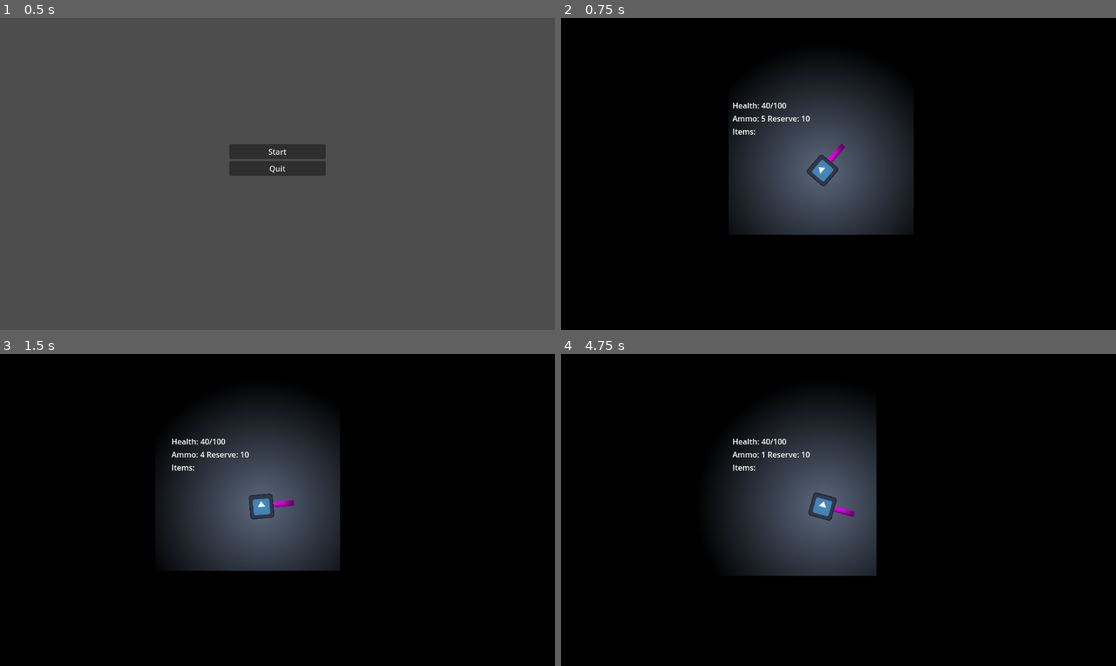
Above: before the commit, frames 1-4 (two rows, left to right).
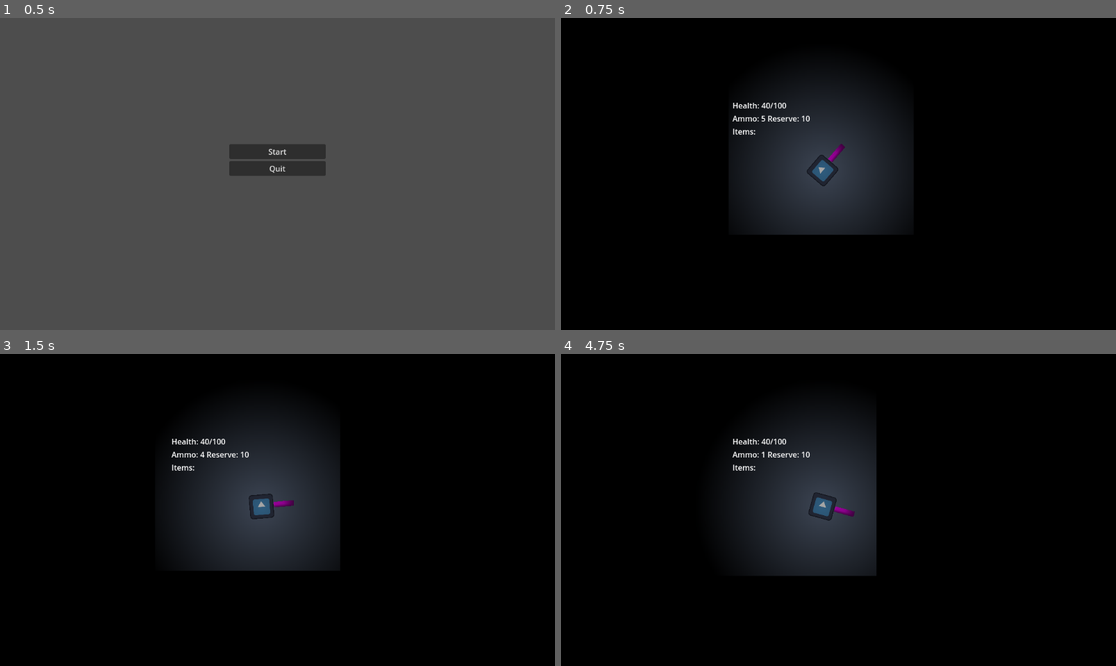
Above: after the commit, the same moments.

Repository: beabadoobee300/gmtk-2025
Game: Godot game, scene res://scenes/main.tscn
Two runs of this game, one before a commit and one after it. Both use one fixed random seed, a clock stepped at 60 frames per second and the inputs below. The engine's default icon, where the game draws it, is replaced by a stand-in: a white triangle on a blue panel in a dark square.
Inputs (mouse positions are in pixels of both pictures, inside the frame that each line leads up to):
- Up to frame 1 (0.5 s): no input
- Up to frame 2 (0.75 s): click "Start" at 0.5 s
- Up to frame 3 (1.5 s): tap Enter at 1.25 s; move the mouse to (399, 494) at 1.27 s; press the mouse at (399, 494) at 1.28 s; hold D (right) from 1.28 s (still down)
- Up to frame 4 (4.75 s): move the mouse to (727, 525) at 2.02 s; release D (right) at 2.03 s; release the mouse at (727, 525) at 2.03 s; hold Down (down) 2.03-2.78 s; tap E (interact) at 2.1 s; click (727, 525) at 2.3 s; move the mouse to (894, 441) at 2.77 s; press the mouse at (894, 441) at 2.78 s; hold D (right) 2.78-3.53 s; tap Space at 3.5 s; move the mouse to (810, 572) at 3.52 s; release the mouse at (810, 572) at 3.53 s; hold W (up) 3.53-4.28 s; click (810, 572) at 3.6 s; move the mouse to (1005, 556) at 4.27 s; hold A (left) from 4.28 s (still down); hold E (interact) from 4.28 s (still down); click (1005, 556) at 4.55 s

Frame 1 is identical in both runs. In frame 2, 5.4% of the frame differs, in the area x 37-58%, y 31-67%; in frame 3, 5.4%; in frame 4, 5.4%.

Commit message:
added gun flash

Diff:
--- /dev/null
+++ b/scenes/game.gdshader
@@ -0,0 +1,10 @@
+shader_type canvas_item;
+
+uniform float noise_intensity : hint_range(0, 1) = 0.3;
+uniform float noise_speed : hint_range(0, 10) = 1.0;
+
+void fragment() {
+    // Generate time-varying noise
+    float noise = fract(sin(dot(UV, vec2(12.9898, 78.233))) * 43758.5453 + TIME * noise_speed);
+    COLOR = texture(TEXTURE, UV) + (noise - 0.5) * noise_intensity;
+}
--- /dev/null
+++ b/scenes/player.gdshader
@@ -0,0 +1,10 @@
+shader_type canvas_item;
+
+uniform float noise_intensity : hint_range(0, 1) = 0.3;
+uniform float noise_speed : hint_range(0, 10) = 1.0;
+
+void fragment() {
+    // Generate time-varying noise
+    float noise = fract(sin(dot(UV, vec2(12.9898, 78.233))) * 43758.5453 + TIME * noise_speed);
+    COLOR = texture(TEXTURE, UV) + (noise - 0.5) * noise_intensity;
+}
--- a/scenes/player.tscn
+++ b/scenes/player.tscn
@@ -1,17 +1,32 @@
-[gd_scene load_steps=10 format=3 uid="uid://dnjqxwrkqym37"]
+[gd_scene load_steps=14 format=3 uid="uid://dnjqxwrkqym37"]
 
 [ext_resource type="Texture2D" uid="uid://b7jpg6lh65cui" path="res://icon.svg" id="2_qhqgy"]
 [ext_resource type="Script" uid="uid://bmmpn7y8eda0b" path="res://scripts/player.gd" id="3_dqkch"]
 [ext_resource type="Script" uid="uid://c8i21ap2ydtfn" path="res://scripts/gun.gd" id="3_qhqgy"]
 [ext_resource type="PackedScene" uid="uid://dflojfero2vs0" path="res://scenes/enemy.tscn" id="4_dqkch"]
+[ext_resource type="Shader" uid="uid://br62ekum3exau" path="res://scenes/player.gdshader" id="5_qlg0r"]
 
 [sub_resource type="RectangleShape2D" id="RectangleShape2D_dqkch"]
 size = Vector2(31, 31)
 
 [sub_resource type="PlaceholderTexture2D" id="PlaceholderTexture2D_g2els"]
 
+[sub_resource type="Gradient" id="Gradient_qlg0r"]
+offsets = PackedFloat32Array(0, 0.785714)
+colors = PackedColorArray(1, 1, 1, 1, 0, 0, 0, 1)
+
+[sub_resource type="GradientTexture2D" id="GradientTexture2D_tuyoq"]
+gradient = SubResource("Gradient_qlg0r")
+fill = 1
+fill_from = Vector2(0.5, 0.504587)
+
 [sub_resource type="RectangleShape2D" id="RectangleShape2D_qlg0r"]
 size = Vector2(42.2524, 43.0376)
+
+[sub_resource type="ShaderMaterial" id="ShaderMaterial_tuyoq"]
+shader = ExtResource("5_qlg0r")
+shader_parameter/noise_intensity = 0.3
+shader_parameter/noise_speed = 1.0
 
 [sub_resource type="Gradient" id="Gradient_dqkch"]
 offsets = PackedFloat32Array(0, 0.6875)
@@ -44,6 +59,11 @@
 scale = Vector2(27.89, 7.57903)
 texture = SubResource("PlaceholderTexture2D_g2els")
 
+[node name="PointLight2D2" type="PointLight2D" parent="gun"]
+scale = Vector2(12.4844, 12.4844)
+shadow_enabled = true
+texture = SubResource("GradientTexture2D_tuyoq")
+
 [node name="Area2D" type="Area2D" parent="."]
 position = Vector2(7.62939e-06, 7.62939e-06)
 scale = Vector2(-1.06653, 1.04707)
@@ -58,8 +78,19 @@
 zoom = Vector2(1.5, 1.5)
 process_callback = 0
 
+[node name="ColorRect" type="ColorRect" parent="Camera2D"]
+material = SubResource("ShaderMaterial_tuyoq")
+anchors_preset = 15
+anchor_right = 1.0
+anchor_bottom = 1.0
+offset_left = -22.0
+offset_right = -22.0
+grow_horizontal = 2
+grow_vertical = 2
+
 [node name="PointLight2D" type="PointLight2D" parent="."]
 scale = Vector2(5.805, 5.805)
+color = Color(0.662452, 0.662452, 0.662452, 1)
 shadow_enabled = true
 texture = SubResource("GradientTexture2D_qlg0r")
 
--- a/scripts/gun.gd
+++ b/scripts/gun.gd
@@ -33,6 +33,7 @@
 var time_since_last_shot := 0.0
 
 func _ready():
+	$PointLight2D2.enabled = false
 	# Initialize ammo - 5 in magazine, 10 in reserve (15 total starting)
 	current_magazine = magazine_size
 	current_reserve = 10  # Starting reserve ammo
@@ -79,6 +80,7 @@
 	time_since_last_shot = 0.0
 
 
+
 	# Calculate bullet spread
 	var mouse_direction = (get_global_mouse_position() - global_position).normalized()
 	var base_angle = mouse_direction.angle()
@@ -119,6 +121,18 @@
 	# Auto-reload when magazine is empty
 	if current_magazine <= 0 and current_reserve > 0:
 		reload()
+	$PointLight2D2.enabled = true
+	$PointLight2D2.energy = 1.0  # Reset to full brightness
+
+	# Fade out light over 0.2 seconds
+	var fade_duration := 0.15
+	var fade_timer := 0.0
+	while fade_timer < fade_duration:
+		fade_timer += get_process_delta_time()
+		$PointLight2D2.energy = lerp(1.0, 0.0, fade_timer / fade_duration)
+		await get_tree().process_frame  # Smooth fading
+
+	$PointLight2D2.enabled = false
 
 func reload():
 	if is_reloading or current_magazine == magazine_size or current_reserve <= 0:
--- a/scripts/player.gd
+++ b/scripts/player.gd
@@ -123,6 +123,7 @@
 	respawn_player()
 
 func respawn_player():
+	%gun.current_reserve = 10  # Starting reserve ammo
 	# Choose random respawn point
 	var spawn_point = respawn_points.pick_random()
 
Empty file added: scenes/color_rect.gd
Not shown, added: scenes/color_rect.gd.uid
Not shown, added: scenes/game.gdshader.uid
Not shown, added: scenes/player.gdshader.uid
